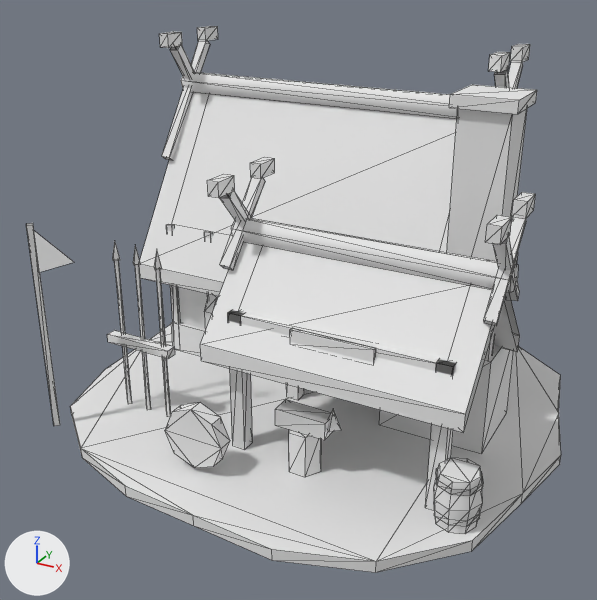
An edit to the glTF model sample_project/assets/3d/buildings/vikings/blacksmith.glb, drawn before and after from the same camera.
Camera for both pictures: a 50 mm camera at (2.51, -4.97, 3.27) aimed at (-0.07, -0.27, 0.92). Every picture has the same lights, and +X, +Y and +Z are marked at lower left. The picture after the commit comes second. Mesh edges are drawn as thin lines. Vertices at exactly the same position are counted once.

The first picture shows 'vikings_blacksmith'.
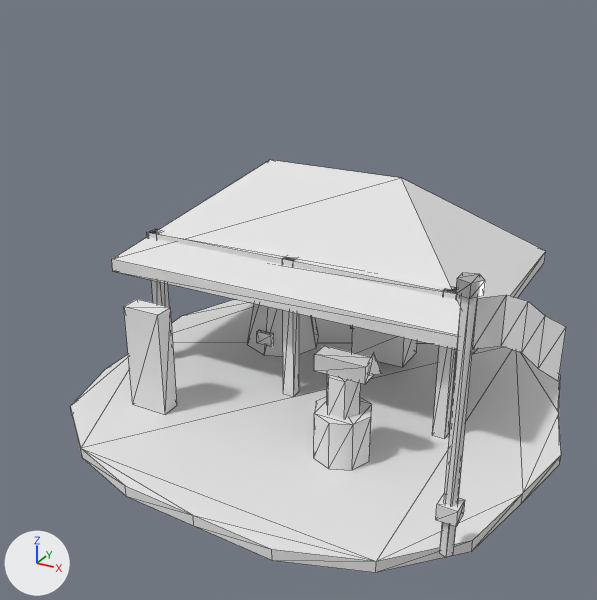
What changed in the scene script:
```text
Change me_vikings_blacksmith:
    remove me_vikings_blacksmith.from_pydata(...)  # 599 vertices, 736 faces; spans x -1.76..1.8, y -1.75..1.76, z 0.0..2.59
    add me_vikings_blacksmith.from_pydata(...)  # 218 vertices, 279 faces; spans x -1.76..1.94, y -1.75..1.76, z 0.0..1.76
    me_vikings_blacksmith part 1: the loose piece of 8 vertices spanning x -1.43..-1.37, y 0.02..0.05, z 0.08..1.18 is scaled about its middle by (1.5, 3, 1), then moved by (0.0, -0.18, 0.0), in mat_pe_wooddark (white #e7e7e7)
    me_vikings_blacksmith part 2: the loose piece of 8 vertices spanning x -0.33..-0.27, y 0.02..0.05, z 0.08..1.18 is scaled about its middle by (1.5, 3, 1), then moved by (0.1, -0.18, 0.0), in mat_pe_wooddark (white #e7e7e7)
    me_vikings_blacksmith part 3: the loose piece of 8 vertices spanning x 0.77..0.83, y 0.02..0.05, z 0.08..1.18 is scaled about its middle by (1.5, 3, 1), then moved by (0.2, -0.18, 0.0), in mat_pe_wooddark (white #e7e7e7)
    me_vikings_blacksmith part 4: the loose piece of 8 vertices spanning x -0.85..0.25, y 0.0..0.04, z 0.83..0.93 is scaled about its middle by (2.27, 3.33, 1), then moved by (0.1, -0.17, 0.25), in mat_pe_wooddark (white #e7e7e7)
    me_vikings_blacksmith part 5: the loose piece of 12 vertices spanning x 0.23..0.47, y -1.05..-0.85, z 0.08..0.38 is moved by (0.15, 0.25, 0.32)
    me_vikings_blacksmith part 6: the loose piece of 8 vertices spanning x 0.17..0.53, y -1.02..-0.88, z 0.38..0.5 is scaled about its middle by (0.333, 0.857, 0.833), then moved by (1.1, -0.35, -0.06), in mat_team_trim (white #e7e7e7)
    me_vikings_blacksmith part 7: the loose piece of 8 vertices spanning x -0.7..-0.64, y 0.02..0.05, z 0.08..1.18 is scaled about its middle by (2.33, 1.33, 0.0909), then moved by (-0.03, 0.26, -0.4), in mat_pe_gold (white #e7e7e7)
    me_vikings_blacksmith part 8: the loose piece of 8 vertices spanning x -1.44..0.84, y 0.01..1.39, z 0.08..0.32 is scaled about its middle by (0.197, 0.217, 1.25), then moved by (0.5, 0.0, 0.08), in mat_pe_woodlight (white #e7e7e7)
    me_vikings_blacksmith part 9: the loose piece of 8 vertices spanning x 0.27..0.83, y -1.0..-0.97, z 0.98..1.08 is scaled about its middle by (0.643, 4.67, 1.2), then moved by (-0.05, 0.29, -0.27), in mat_pe_iron (white #e7e7e7)
    me_vikings_blacksmith part 10: the loose piece of 5 vertices spanning x 0.49..0.61, y -1.01..-0.89, z 0.44..0.58 is moved by (0.15, 0.25, 0.32)
    me_vikings_blacksmith part 11: the loose piece of 8 vertices spanning x -1.27..-0.73, y -0.94..-0.86, z 0.6..0.66 is scaled about its middle by (0.556, 1.88, 13.3), then moved by (0.0, 0.1, -0.15), in mat_pe_stonegrey (white #e7e7e7)
    me_vikings_blacksmith part 12: the loose piece of 12 vertices spanning x -1.6..1.0, y -0.15..1.55, z 0.75..2.18 is rebuilt with 11 vertices and now spans x -1.65..1.25, y -0.4..1.4, z 0.84..1.68
    me_vikings_blacksmith part 13: a new loose piece of 16 vertices spanning x -1.02..-0.38, y 0.28..0.92, z 0.08..0.83, in mat_pe_dirt (white #e7e7e7)
    me_vikings_blacksmith part 14: a new loose piece of 16 vertices spanning x 0.3..0.7, y -0.9..-0.5, z 0.08..0.43, in mat_pe_woodlight (white #e7e7e7)
    me_vikings_blacksmith part 15: 42 loose pieces with 420 vertices, spanning x -1.65..1.55, y -1.38..1.12, z 0.08..2.59, are deleted
    me_vikings_blacksmith part 16: 30 vertices removed from x -1.4..1.3, y -0.98..1.35, z 0.08..2.18; 38 vertices added at x -0.1..1.94, y -1.42..0.73, z 0.08..1.76
    other edits to the shape of me_vikings_blacksmith do not show in these pictures
    remove me_vikings_blacksmith.materials.append(mat_pe_window)  # white #e7e7e7
    remove me_vikings_blacksmith.materials.append(mat_pe_shingle)  # white #e7e7e7
    remove me_vikings_blacksmith.materials.append(mat_pe_lacquerred)  # white #e7e7e7
    add me_vikings_blacksmith.materials.append(mat_pe_grass)  # white #e7e7e7
    add me_vikings_blacksmith.materials.append(mat_pe_banner_vikings)  # white #e7e7e7
```

Boxes (x1, y1, x2, y2) around the edits, measured in the pictures (597 x 600 px; the box of a moved part takes in the faces that stretch with it):
'vikings_blacksmith', reshaped (7% narrower, 24% shorter)
    before: (26, 26, 561, 572)
    after: (70, 160, 566, 572)
part 1 of me_vikings_blacksmith, moved or reshaped
    before: (166, 224, 181, 324)
    after: (150, 229, 169, 307)
part 2 of me_vikings_blacksmith, moved or reshaped (not visible before)
    after: (283, 257, 299, 397)
part 3 of me_vikings_blacksmith, moved or reshaped (not visible before)
    after: (432, 287, 457, 439)
part 4 of me_vikings_blacksmith, moved or reshaped (not visible before)
    after: (147, 229, 460, 299)
part 5 of me_vikings_blacksmith, moved or reshaped
    before: (289, 430, 321, 477)
    after: (327, 374, 361, 419)
part 6 of me_vikings_blacksmith, moved or reshaped
    before: (275, 400, 332, 440)
    after: (436, 493, 465, 527)
part 7 of me_vikings_blacksmith, moved or reshaped (not visible before)
    after: (257, 330, 274, 346)
part 8 of me_vikings_blacksmith, moved or reshaped
    before: (171, 322, 205, 356)
    after: (352, 326, 417, 367)
part 9 of me_vikings_blacksmith, moved or reshaped
    before: (290, 328, 376, 363)
    after: (314, 346, 373, 384)
part 10 of me_vikings_blacksmith, moved or reshaped
    before: (327, 409, 341, 432)
    after: (367, 352, 381, 376)
part 11 of me_vikings_blacksmith, moved or reshaped
    before: (107, 330, 175, 359)
    after: (124, 299, 177, 415)
part 12 of me_vikings_blacksmith, rebuilt
    before: (139, 92, 518, 296)
    after: (112, 160, 546, 354)
part 13 of me_vikings_blacksmith, added
    after: (247, 304, 319, 356)
part 14 of me_vikings_blacksmith, added
    after: (314, 397, 372, 470)
part 15 of me_vikings_blacksmith, deleted
    before: (26, 26, 537, 534)
part 16 of me_vikings_blacksmith, moved or reshaped
    before: (179, 287, 456, 510)
    after: (350, 273, 566, 558)
